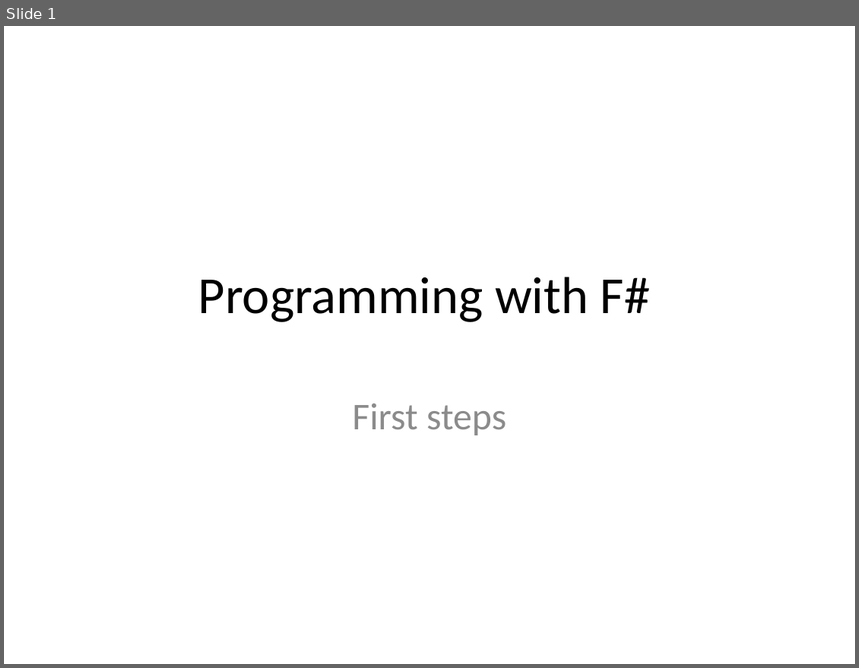
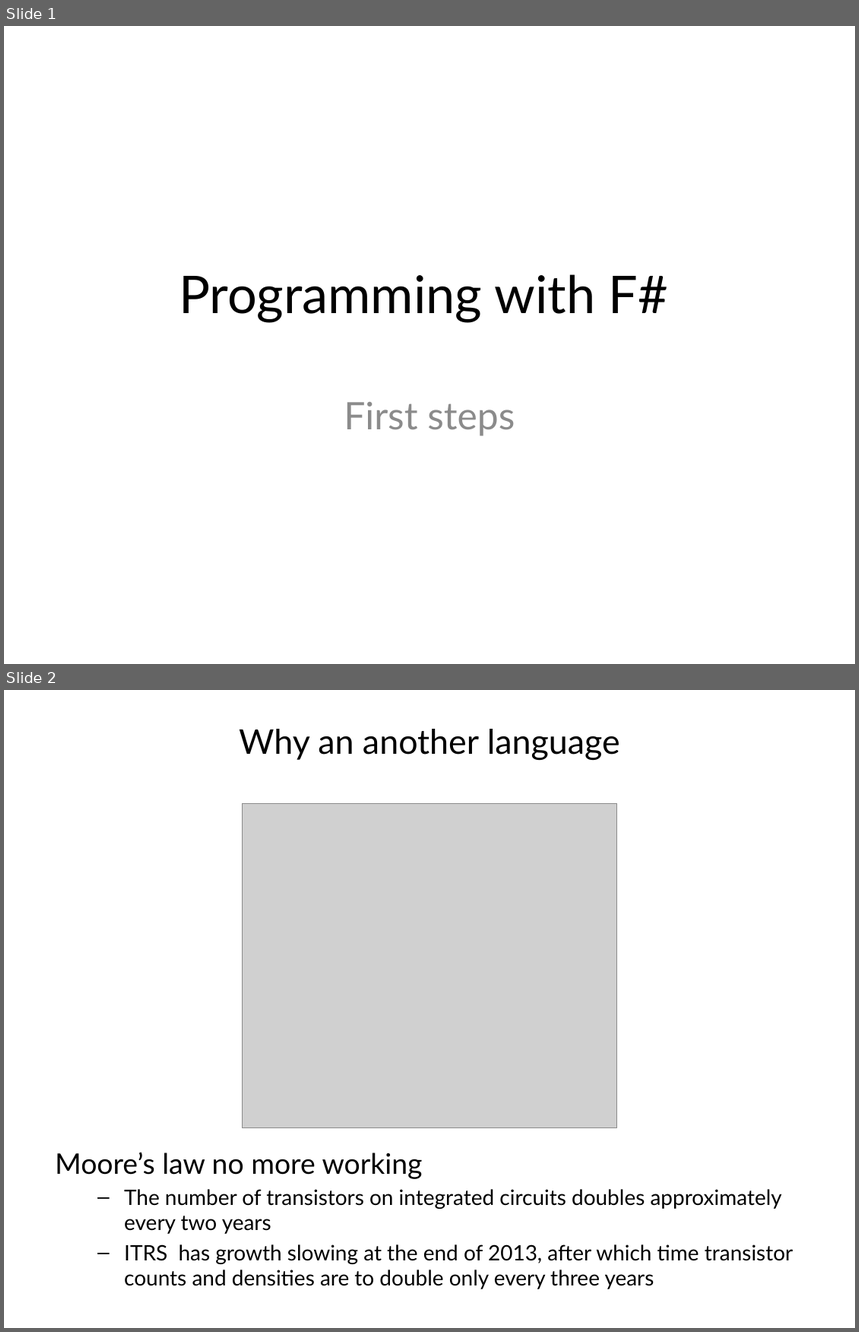
Before and after one commit to vba/presentations, a slide deck: fsharp/part1/presentation.pptx. Shown one above the other, each under a label of ours: slide 1 before the commit, slides 1 and 2 after it. The pictures are 859x668 and 859x1332 pixels, drawn with LibreOffice and Linux fonts; fonts in the diff are those of the drawing; grey boxes stand for pictures. Boxes give left, top, right and bottom in pixels: in the first picture for what was removed or moved away, otherwise in the second. Text is boxed around its words. In the diff, an @@ line names an element or a change of style, - is before the commit and + after.

```diff
--- a/fsharp/part1/presentation.pptx
+++ b/fsharp/part1/presentation.pptx
@@ slide 2 added at (4,690,855,1328), background #FFFFFF @@
@@ title added at (239,729,620,761), 28.8 pt, text #000000 @@
+Why an another language
@@ picture added at (243,803,617,1129) @@
@@ text added at (55,1152,793,1290), 18 pt, text #000000 @@
+Moore’s law no more working
+  – The number of transistors on integrated circuits doubles approximately every two years
+  – ITRS has growth slowing at the end of 2013, after which time transistor counts and densities are to double only every three years
@@ slide 1 changed as well @@
@@ title "Programming with F#" at (179,275,668,323): font Calibri to Lato @@
@@ subtitle "First steps" at (344,402,515,436): font Calibri to Lato @@
```
Also in this commit, not shown: 4 other slides added, 1 other file.
